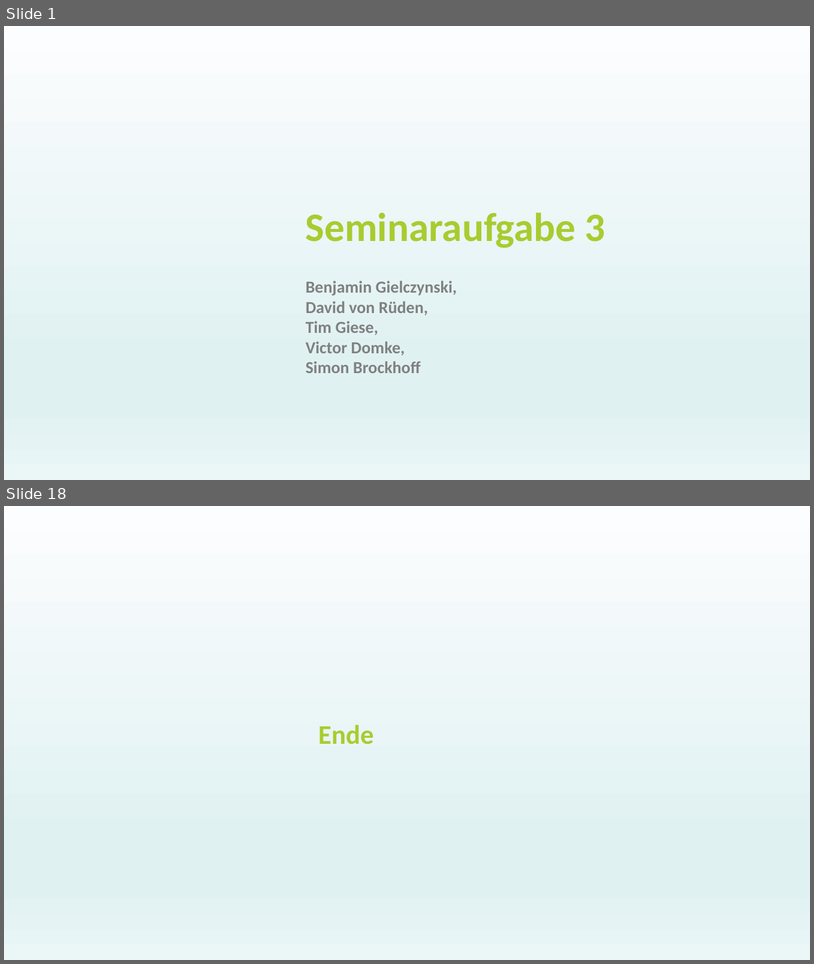
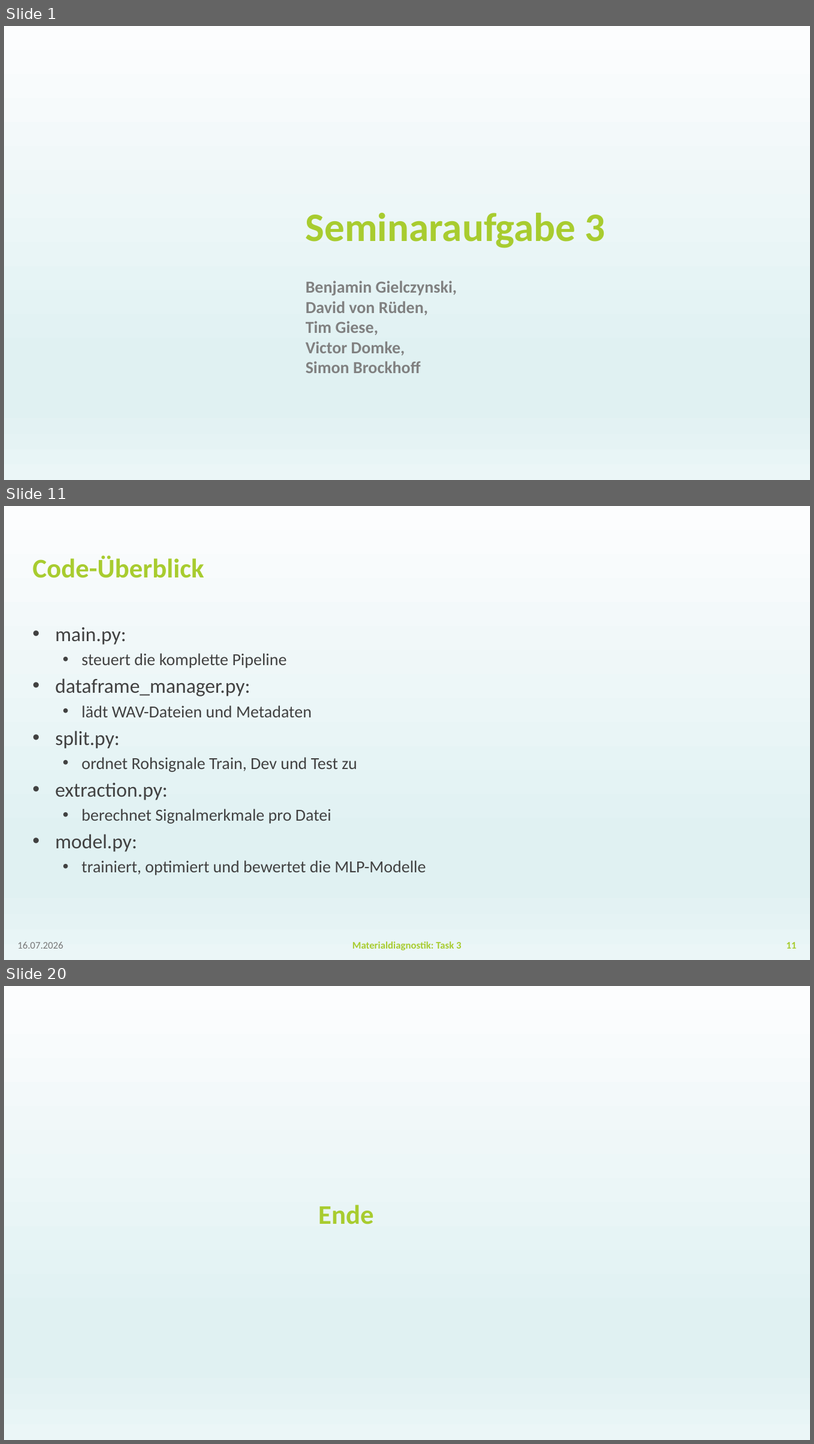
Before and after one commit to BGielczynski/AI_diagnostics, a slide deck: Task_3/Task3Powerpoint.pptx. Shown one above the other, each under a label of ours: slides 1 and 18 before the commit, slides 1, 11 and 20 after it; the slides between them are not shown. The pictures are 814x964 and 814x1444 pixels, drawn with LibreOffice and Linux fonts; fonts in the diff are those of the drawing; background and template pictures are left out. Boxes give left, top, right and bottom in pixels: in the first picture for what was removed or moved away, otherwise in the second. Text is boxed around its words. In the diff, an @@ line names an element or a change of style, - is before the commit and + after.

```diff
--- a/Task_3/Task3Powerpoint.pptx
+++ b/Task_3/Task3Powerpoint.pptx
@@ slide 11 added at box(4, 506, 810, 960), background gradient #FCFDFE to #E0F1F2 to #EBF6F7 @@
@@ title added at box(33, 555, 204, 578), 32 pt, text #A8CC2F, bold @@
+Code-Überblick
@@ text added at box(55, 627, 426, 875), 20 pt, text #414141 @@
+• main.py:
+  • steuert die komplette Pipeline
+• dataframe_manager.py:
+  • lädt WAV-Dateien und Metadaten
+• split.py:
+  • ordnet Rohsignale Train, Dev und Test zu
+• extraction.py:
+  • berechnet Signalmerkmale pro Datei
+• model.py:
+  • trainiert, optimiert und bewertet die MLP-Modelle
@@ text added at box(18, 941, 63, 948), 12 pt, text #797979 @@
+16.07.2026
@@ text added at box(353, 941, 461, 950), 12 pt, text #A8CC2F, bold @@
+Materialdiagnostik: Task 3
@@ page number added at box(786, 942, 797, 948), 12 pt, text #A8CC2F, bold @@
+11
@@ what was slide 18 is now slide 20 @@
```
Also in this commit, not shown: 9 slides changed, 8 other slides added, 7 slides removed, 3 other files.
